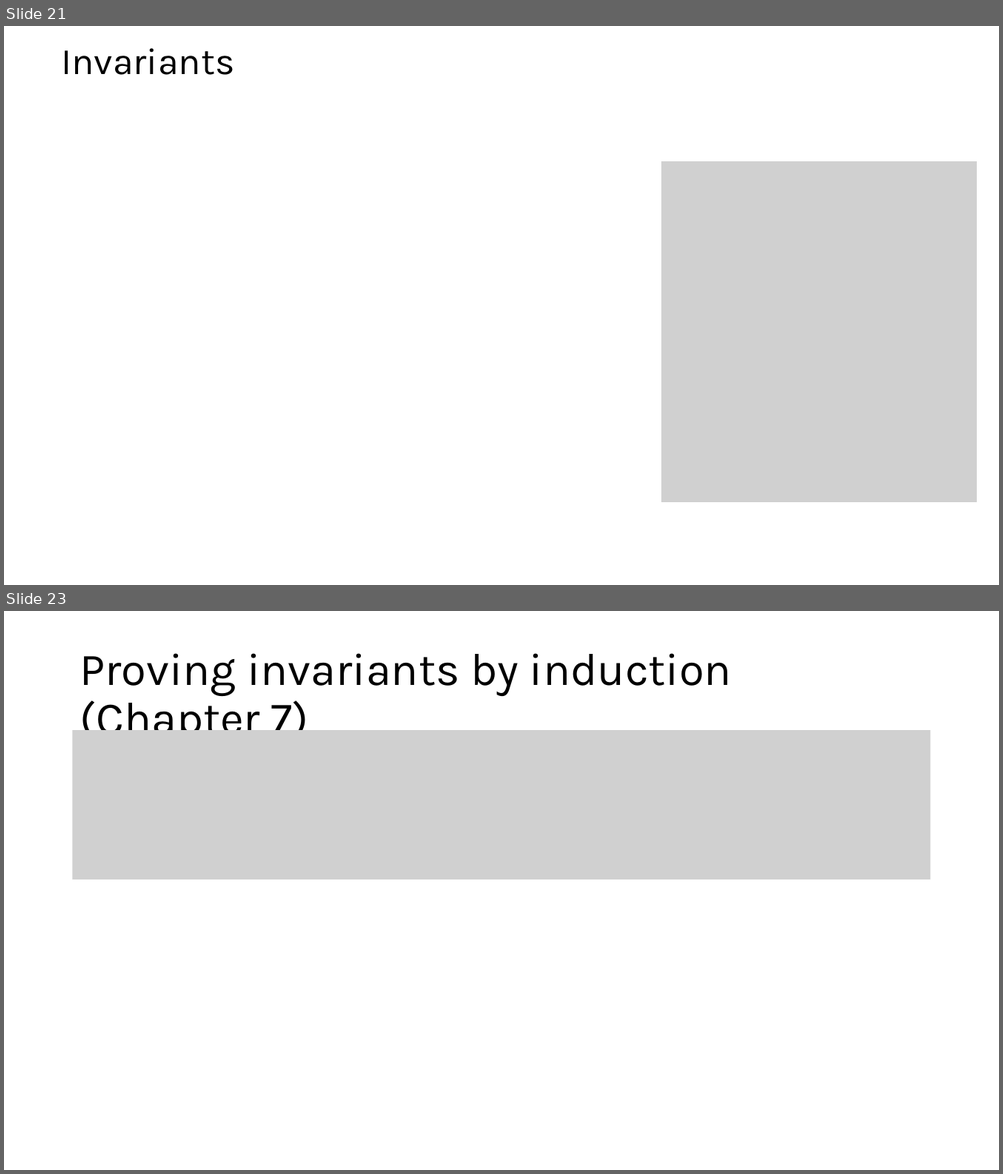
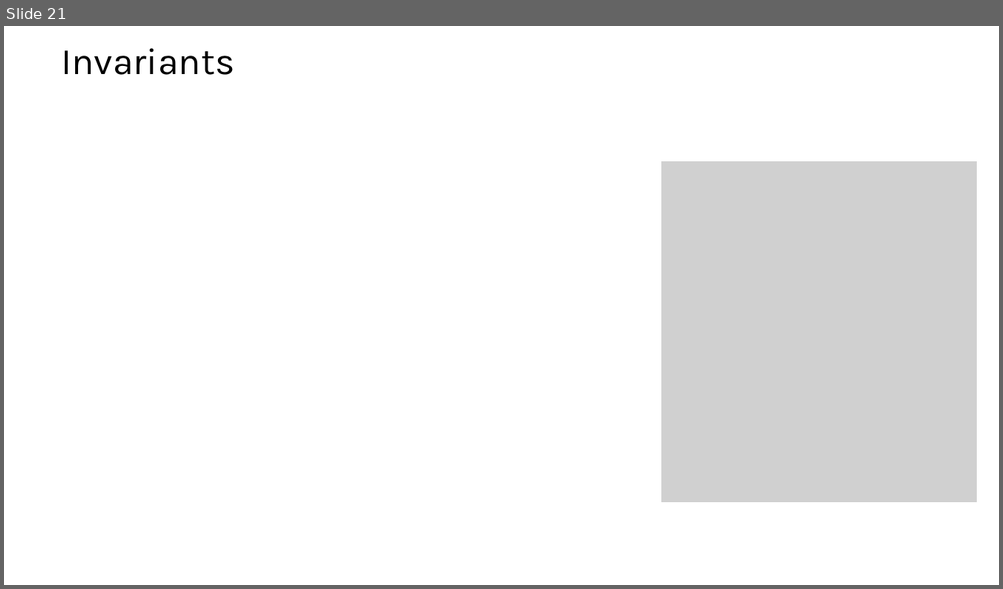
Before and after one commit to sayanmitracode/cpsbooksite, a slide deck: Slides/2025/L2_AutomataReach.pptx. Shown one above the other, each under a label of ours: slides 21 and 23 before the commit, slide 21 after it; the slides between them are not shown. The pictures are 1003x1174 and 1003x589 pixels, drawn with LibreOffice and Linux fonts; fonts in the diff are those of the drawing; grey boxes stand for pictures. Boxes give left, top, right and bottom in pixels: in the first picture for what was removed or moved away, otherwise in the second. Text is boxed around its words. In the diff, an @@ line names an element or a change of style, - is before the commit and + after.

```diff
--- a/Slides/2025/L2_AutomataReach.pptx
+++ b/Slides/2025/L2_AutomataReach.pptx
@@ slide 23 removed at bbox=[4, 611, 999, 1170], background #FFFFFF @@
@@ title removed at bbox=[79, 653, 731, 745] @@
-Proving invariants by induction (Chapter 7)
@@ picture removed at bbox=[73, 730, 930, 880] @@
```
Also in this commit, not shown: 2 other slides removed, 3 other files.
